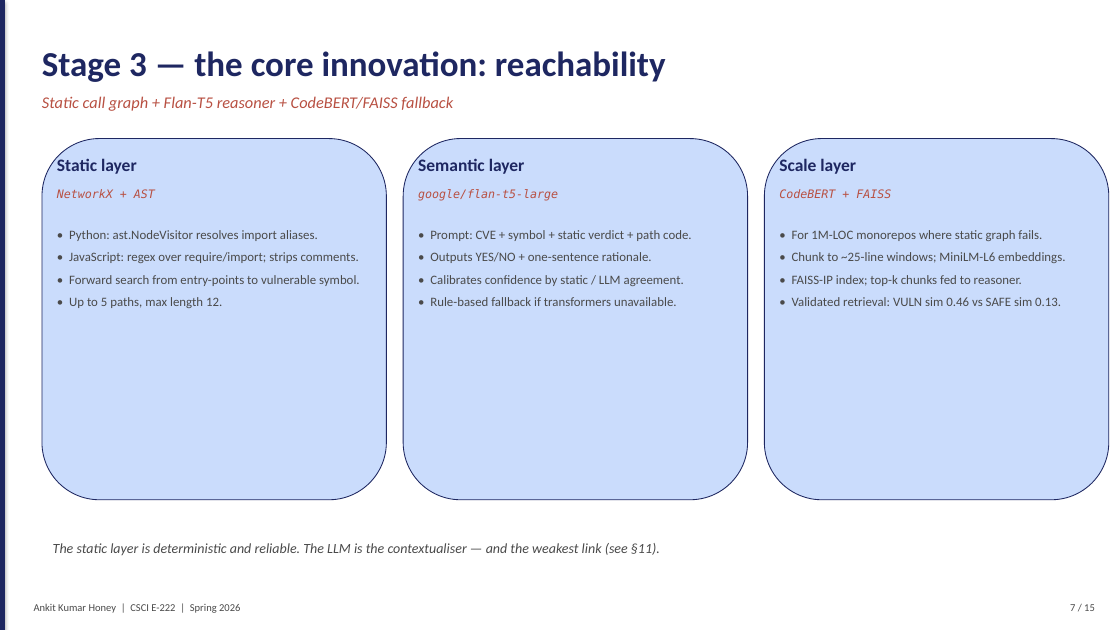
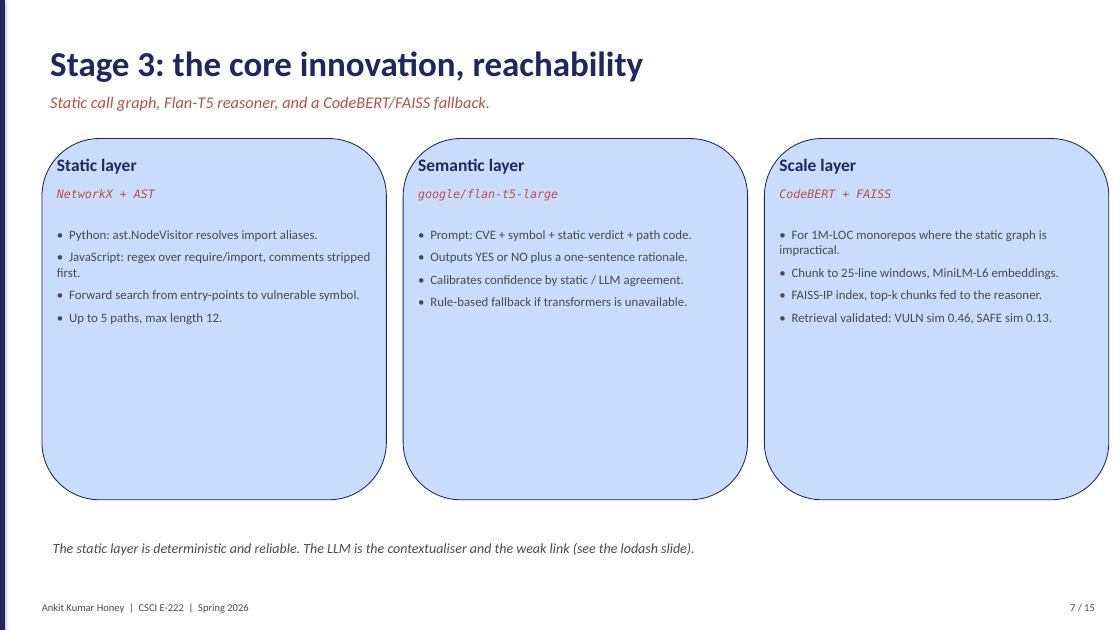
Before and after one commit to honeyankit/reachability-llm, a slide deck: slide 7 of reports/FalsePositive_SupplyChain_Honey.pptx. Drawn at 1120x630 pixels with LibreOffice and Linux fonts; fonts in the diff are those of the drawing. Boxes give left, top, right and bottom in pixels: in the first picture for what was removed or moved away, otherwise in the second. Text is boxed around its words. In the diff, an @@ line names an element or a change of style, - is before the commit and + after.

```diff
--- a/reports/FalsePositive_SupplyChain_Honey.pptx
+++ b/reports/FalsePositive_SupplyChain_Honey.pptx
@@ text at (x1=50, y1=51, x2=644, y2=82): text changed @@
-Stage 3 — the core innovation: reachability
+Stage 3: the core innovation, reachability
@@ text at (x1=50, y1=96, x2=490, y2=111): text changed @@
-Static call graph + Flan-T5 reasoner + CodeBERT/FAISS fallback
+Static call graph, Flan-T5 reasoner, and a CodeBERT/FAISS fallback.
@@ text at (x1=779, y1=230, x2=1059, y2=324): text changed @@
-• For 1M-LOC monorepos where static graph fails.
-• Chunk to ~25-line windows; MiniLM-L6 embeddings.
-• FAISS-IP index; top-k chunks fed to reasoner.
-• Validated retrieval: VULN sim 0.46 vs SAFE sim 0.13.
+• For 1M-LOC monorepos where the static graph is impractical.
+• Chunk to 25-line windows, MiniLM-L6 embeddings.
+• FAISS-IP index, top-k chunks fed to the reasoner.
+• Retrieval validated: VULN sim 0.46, SAFE sim 0.13.
@@ text at (x1=57, y1=252, x2=370, y2=277): text changed @@
-• JavaScript: regex over require/import; strips comments.
+• JavaScript: regex over require/import, comments stripped first.
@@ text at (x1=430, y1=252, x2=688, y2=263): text changed @@
-• Outputs YES/NO + one-sentence rationale.
+• Outputs YES or NO plus a one-sentence rationale.
@@ text at (x1=430, y1=297, x2=688, y2=306): text changed @@
-• Rule-based fallback if transformers unavailable.
+• Rule-based fallback if transformers is unavailable.
@@ text at (x1=53, y1=543, x2=694, y2=555): text changed @@
-The static layer is deterministic and reliable. The LLM is the contextualiser — and the weakest link (see §11).
+The static layer is deterministic and reliable. The LLM is the contextualiser and the weak link (see the lodash slide).
@@ text "Ankit Kumar Honey | CSCI ..." moved from (x1=34, y1=604, x2=240, y2=613) to (x1=42, y1=603, x2=248, y2=613) @@
```
Also in this commit, not shown: 14 other slides changed, 3 other files.
